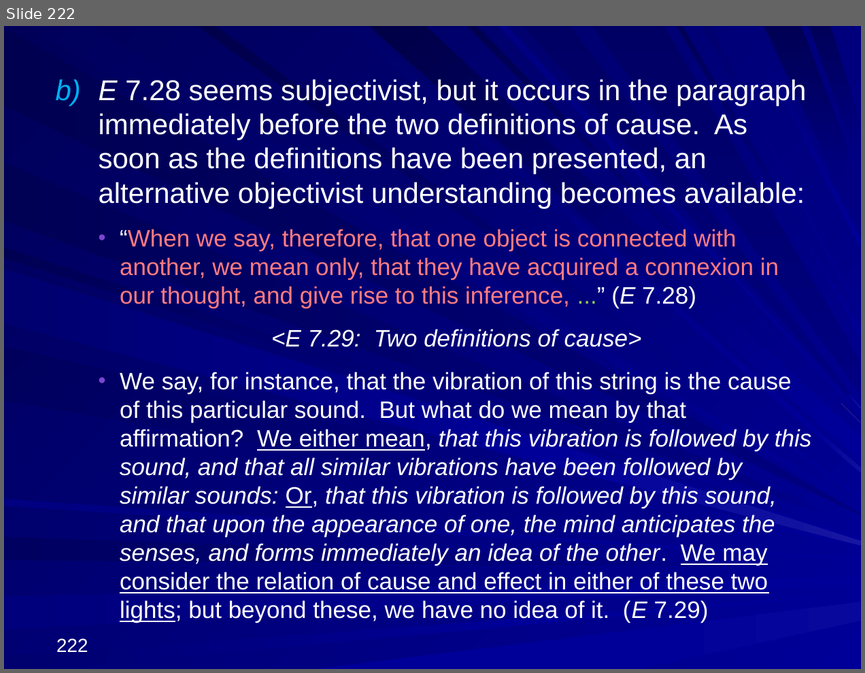
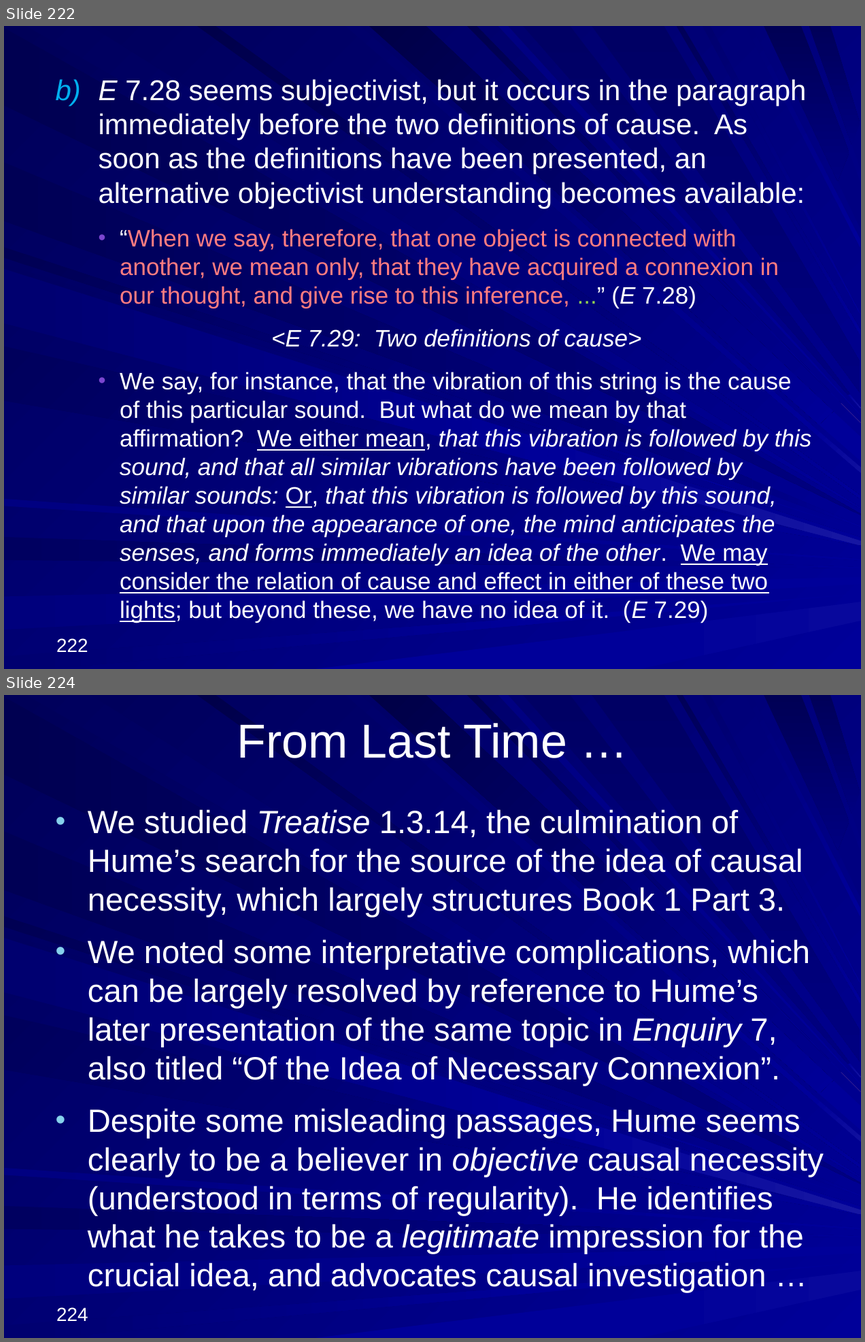
Before and after one commit to englishphilosophy/hume-texts-online, a slide deck: teaching/lectures/2025_Hume_MT_current.pptx. Shown one above the other, each under a label of ours: slide 222 before the commit, slides 222 and 224 after it; the slides between them are not shown. The pictures are 865x673 and 865x1342 pixels, drawn with LibreOffice and Linux fonts; fonts in the diff are those of the drawing. Boxes give left, top, right and bottom in pixels: in the first picture for what was removed or moved away, otherwise in the second. Text is boxed around its words. In the diff, an @@ line names an element or a change of style, - is before the commit and + after.

```diff
--- a/teaching/lectures/2025_Hume_MT_current.pptx
+++ b/teaching/lectures/2025_Hume_MT_current.pptx
@@ slide 224 added at [4,695,861,1338], background gradient #000078 to #000099; not listed: 37 template elements that a slide beside it also shows @@
@@ title added at [237,723,567,758], 40 pt, text #FFFFFF @@
+From Last Time …
@@ text added at [88,809,823,1293], 27 pt, text #FFFFFF @@
+• We studied Treatise 1.3.14, the culmination of Hume’s search for the source of the idea of causal necessity, which largely structures Book 1 Part 3.
+• We noted some interpretative complications, which can be largely resolved by reference to Hume’s later presentation of the same topic in Enquiry 7, also titled “Of the Idea of Necessary Connexion”.
+• Despite some misleading passages, Hume seems clearly to be a believer in objective causal necessity (understood in terms of regularity). He identifies what he takes to be a legitimate impression for the crucial idea, and advocates causal investigation …
@@ page number added at [56,1307,88,1321], 16 pt, text #FFFFFF @@
+224
```
Also in this commit, not shown: 53 other slides added, 2 other files.
